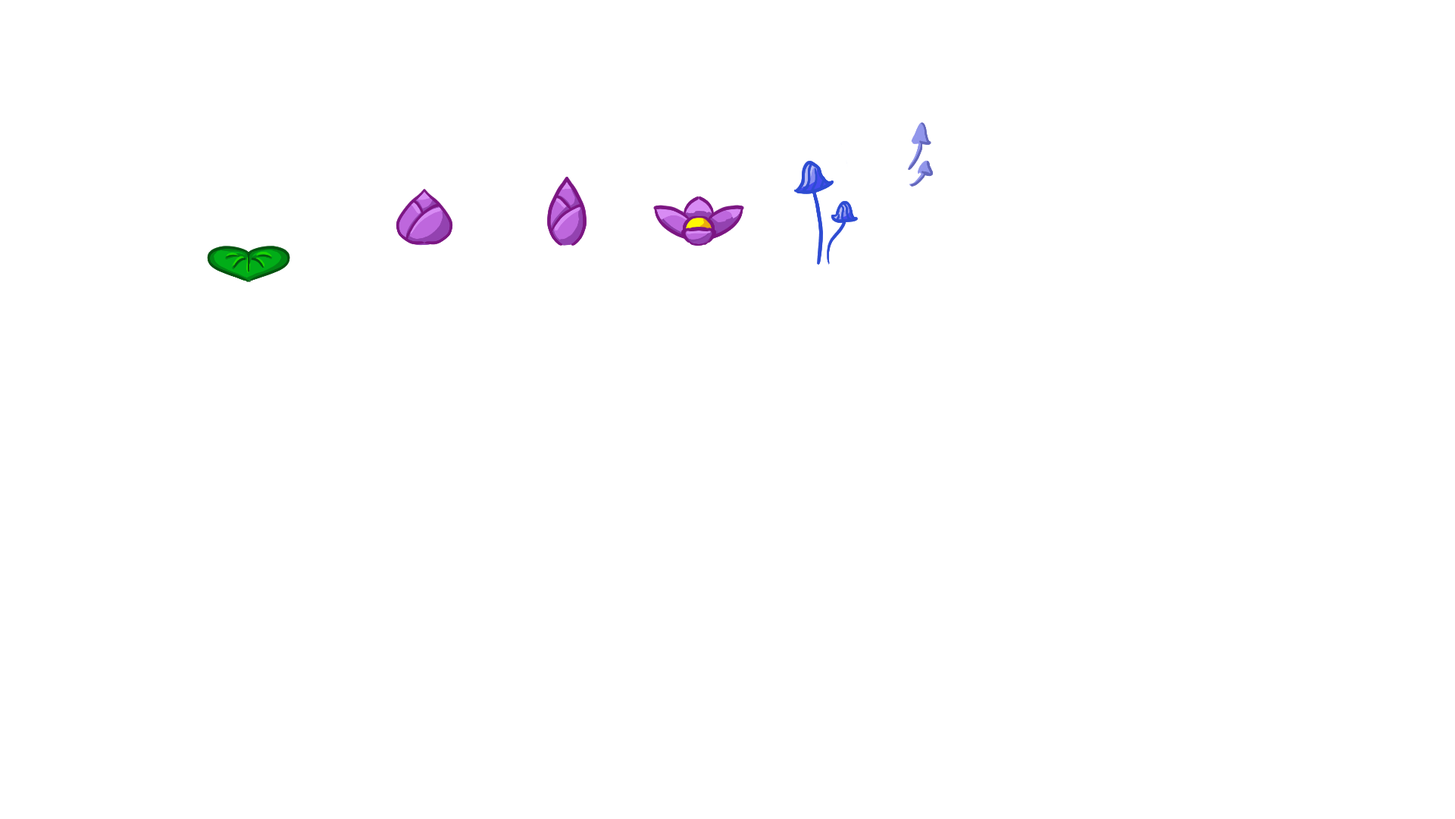
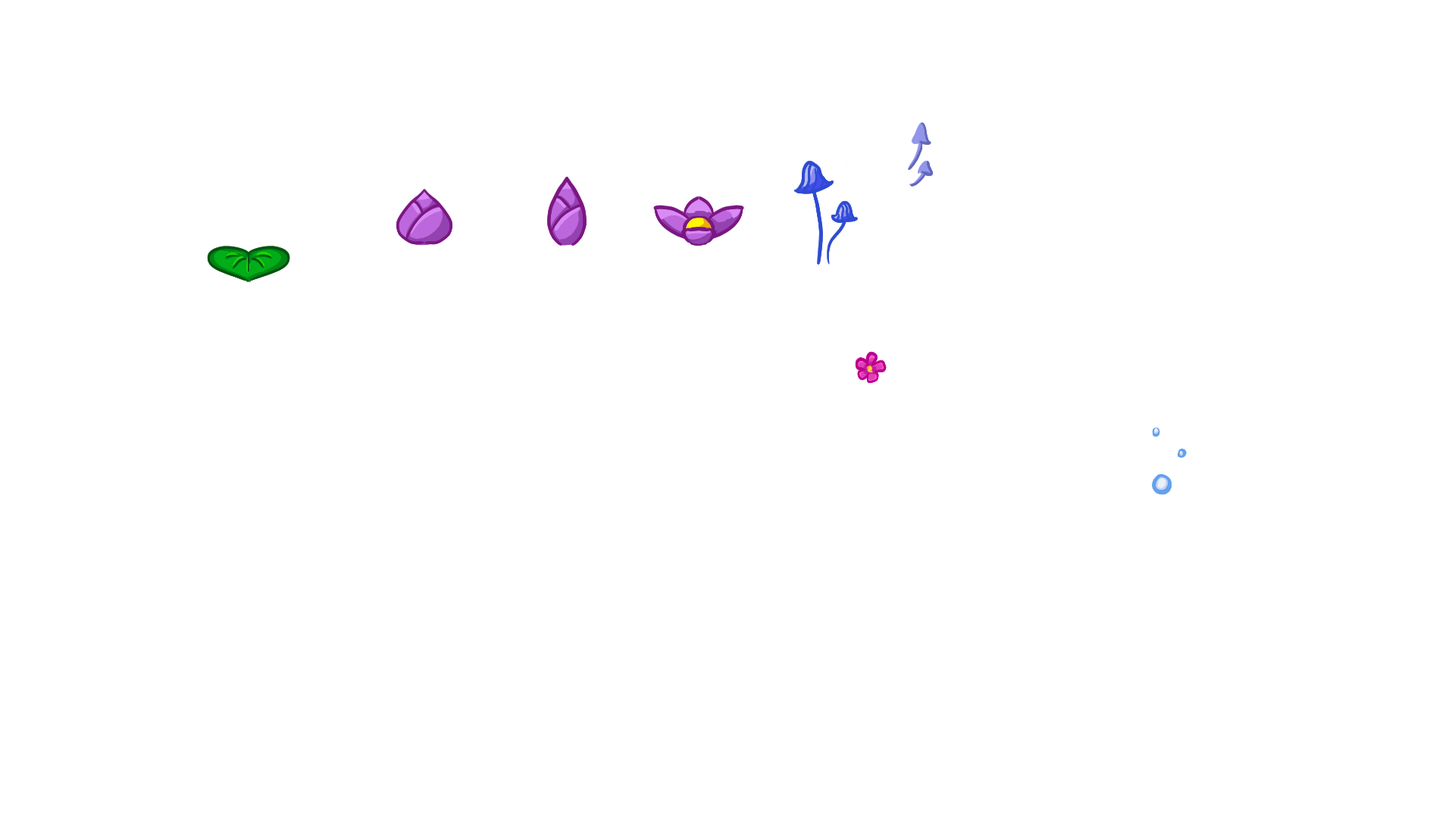
Revision of a layered 1455 x 819 image; what changed, layer by layer:
added layer "Layer 8" above "Layer 7" over [1152, 426, 1188, 495]
added layer "Layer 7" above "Layer 6" over [855, 350, 1113, 673]
